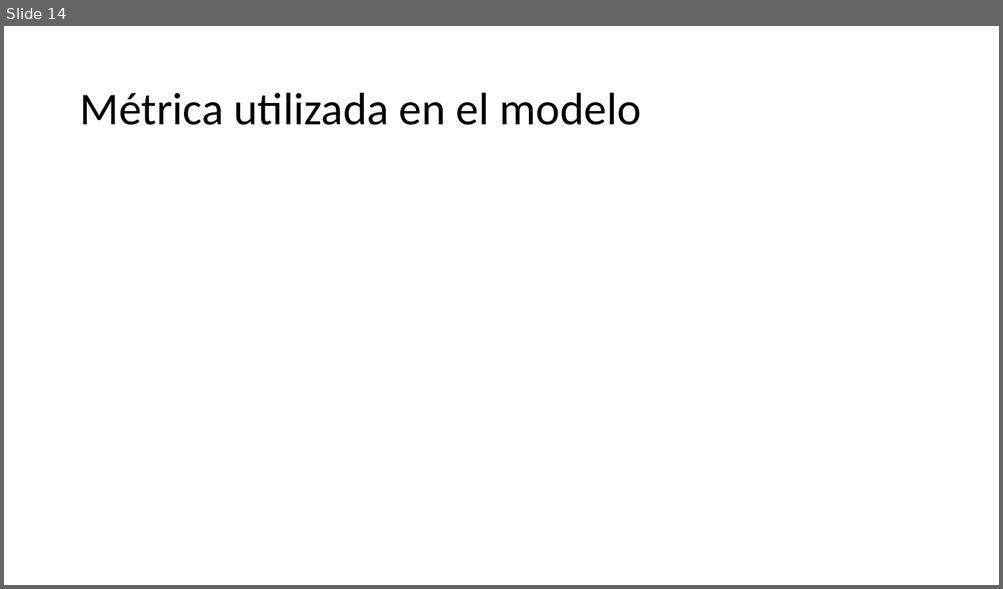
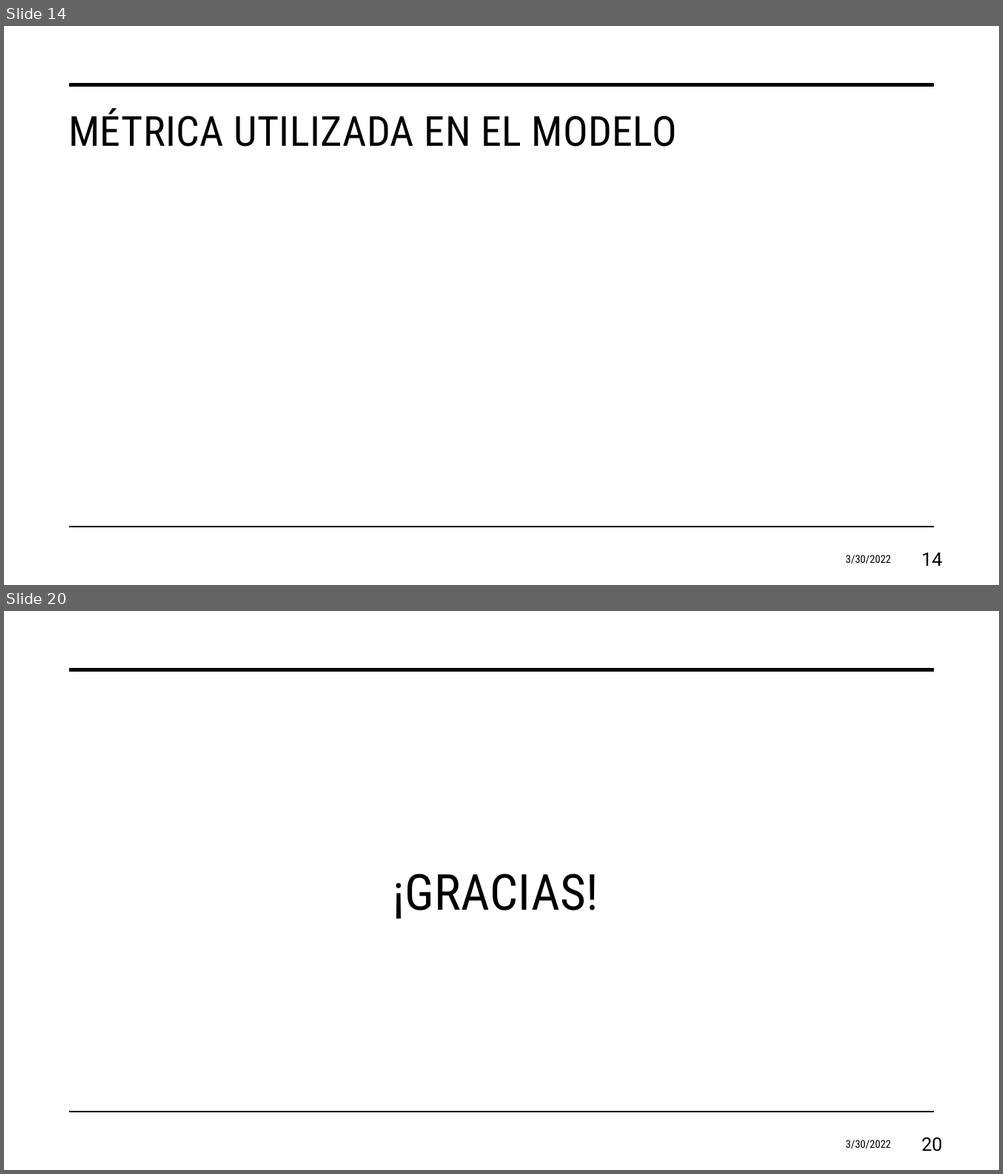
Before and after one commit to juanagsolano/content_based_filtering, a slide deck: report_files/Presentación del proyecto.pptx. Shown one above the other, each under a label of ours: slide 14 before the commit, slides 14 and 20 after it; the slides between them are not shown. The pictures are 1003x589 and 1003x1174 pixels, drawn with LibreOffice and Linux fonts; fonts in the diff are those of the drawing; grey boxes stand for pictures; background and template pictures are left out. Boxes give left, top, right and bottom in pixels: in the first picture for what was removed or moved away, otherwise in the second. Text is boxed around its words. In the diff, an @@ line names an element or a change of style, - is before the commit and + after.

```diff
--- a/report_files/Presentación del proyecto.pptx
+++ b/report_files/Presentación del proyecto.pptx
@@ slide 20 added at bbox=[4, 611, 999, 1170], background #FFFFFF; not listed: 2 template elements that a slide beside it also shows @@
@@ text added at bbox=[393, 874, 599, 919], 48 pt, text #000000 @@
+¡GRACIAS!
@@ text added at bbox=[845, 1140, 891, 1149], 10.5 pt, text #000000 @@
+3/30/2022
@@ page number added at bbox=[921, 1138, 942, 1152], 18 pt, text #000000 @@
+20
@@ slide 14 changed as well @@
@@ line added from (70, 85) to (933, 85), #000000 3.5 pt @@
@@ title "MÉTRICA UTILIZADA EN EL MODELO" at bbox=[68, 108, 677, 147]: vertical alignment middle to top @@
@@ title at bbox=[68, 108, 677, 147]: text changed; size 44 to 40 pt; font Calibri to Roboto Condensed @@
-Métrica utilizada en el modelo
+MÉTRICA UTILIZADA EN EL MODELO
@@ line added from (70, 528) to (933, 528), #000000 1 pt @@
@@ text added at bbox=[845, 555, 891, 564], 10.5 pt, text #000000 @@
+3/30/2022
@@ page number added at bbox=[921, 553, 942, 566], 18 pt, text #000000 @@
+14
```
Also in this commit, not shown: 12 other slides changed, 6 other slides added, 5 slides removed, 2 other files.
